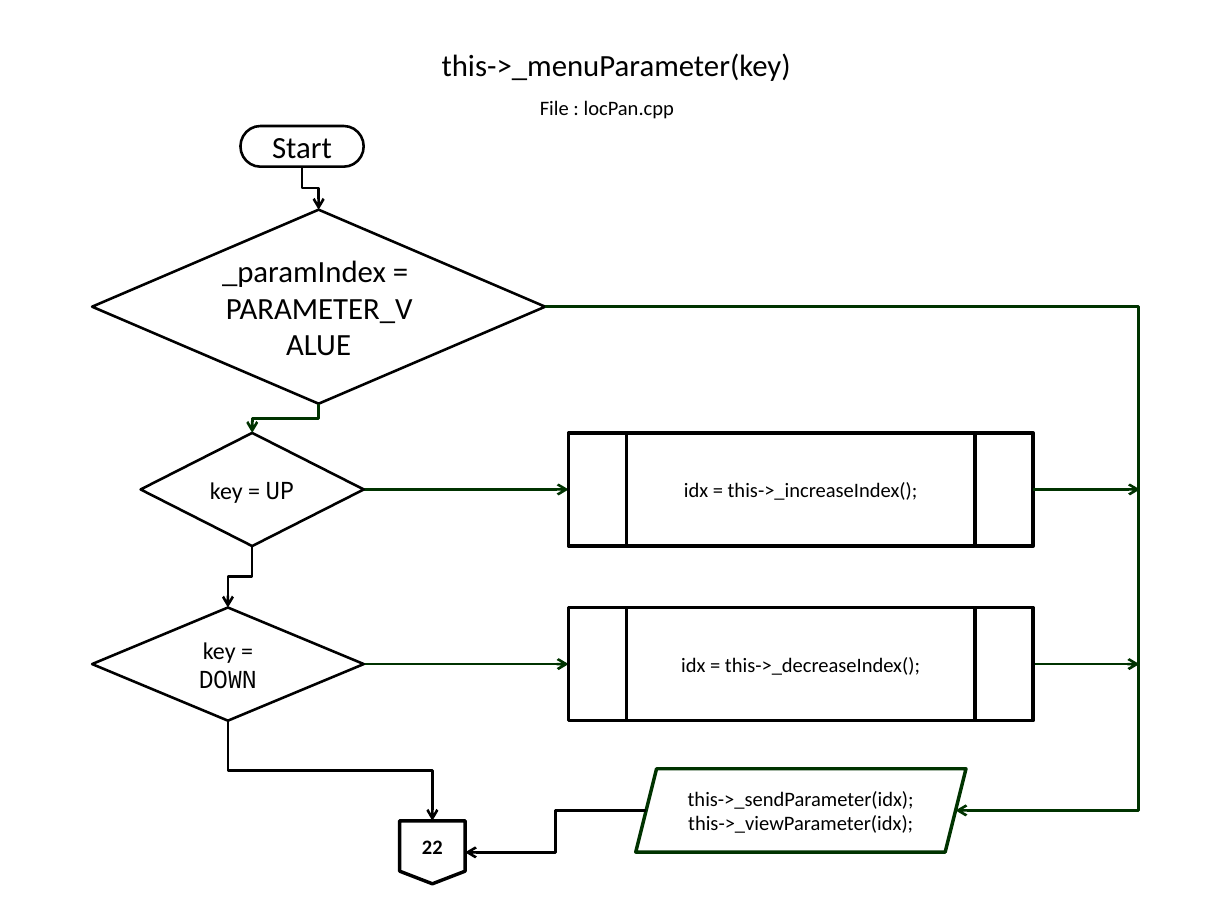
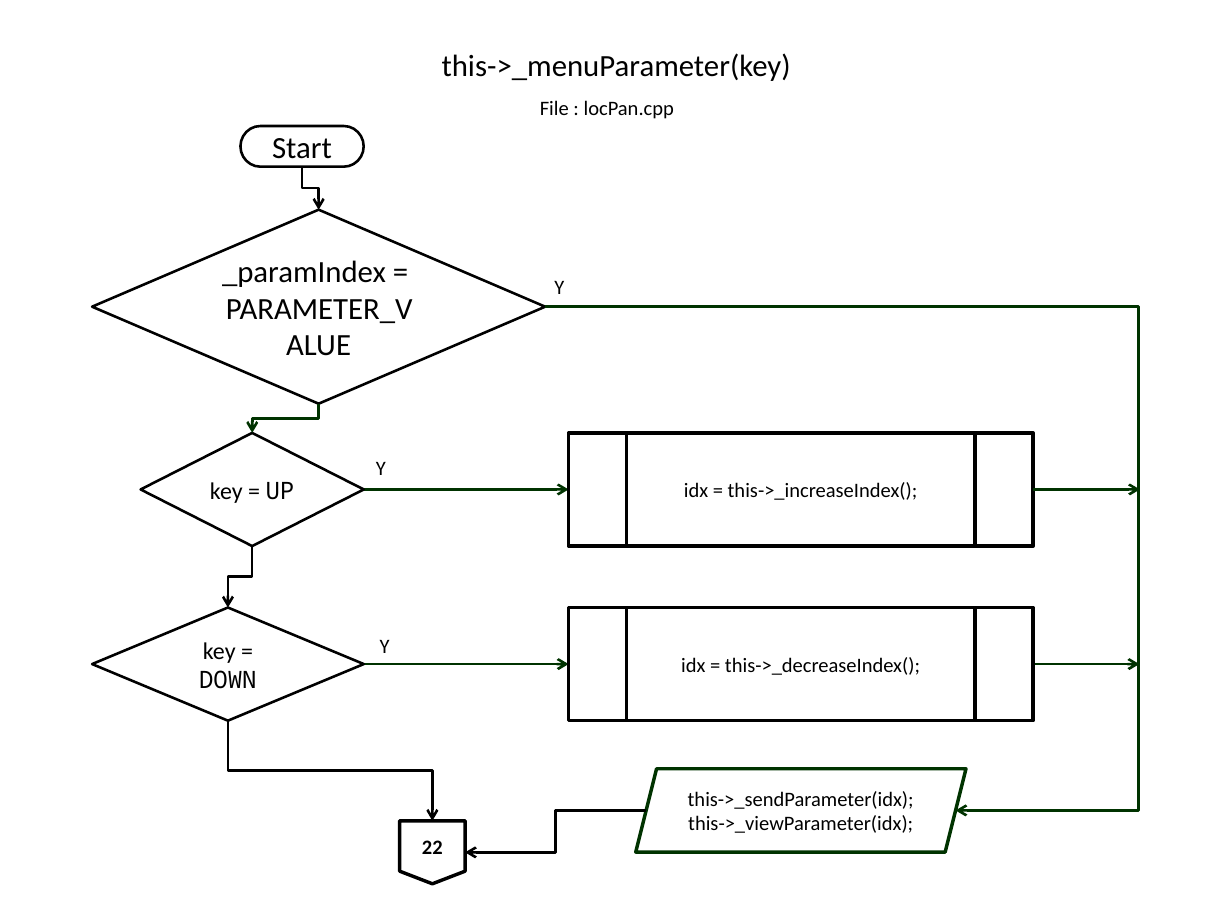
Before and after one commit to slametsampon/WFPS, a slide deck: slide 17 of resources/WFPS.pptx. Drawn at 1232x924 pixels with LibreOffice and Linux fonts; fonts in the diff are those of the drawing; background and template pictures are left out. Boxes give left, top, right and bottom in pixels: in the first picture for what was removed or moved away, otherwise in the second. Text is boxed around its words. In the diff, an @@ line names an element or a change of style, - is before the commit and + after.

```diff
--- a/resources/WFPS.pptx
+++ b/resources/WFPS.pptx
@@ text added at (554,281,564,294), 12 pt, text #000000 @@
+Y
@@ text added at (376,462,386,475), 12 pt, text #000000 @@
+Y
@@ text added at (380,640,390,653), 12 pt, text #000000 @@
+Y
```
Also in this commit, not shown: 14 other slides changed.
